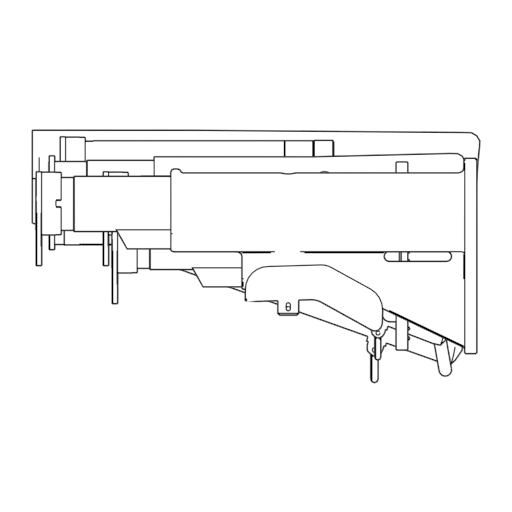
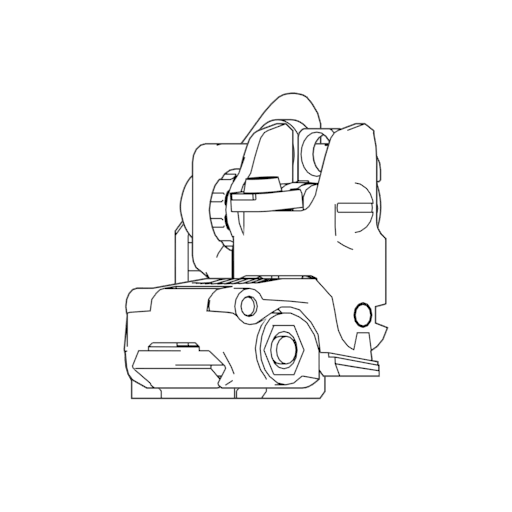
Layered file, before and after one edit (512x512). Changes by layer:
hid "carbine" over [34, 157, 478, 355]
hid "buffer" over [110, 208, 403, 305]
hid "608" over [101, 160, 411, 352]
hid "607" over [47, 152, 466, 361]
hid "231" over [59, 135, 453, 378]
hid "default" over [31, 129, 481, 384]
added layer "rs_magpul" above "rs" over [123, 122, 389, 390]
added layer "rs" above "charm_fs" over [124, 118, 382, 400]
added layer "charm_fs" above "rearsight" over [174, 92, 345, 385]
